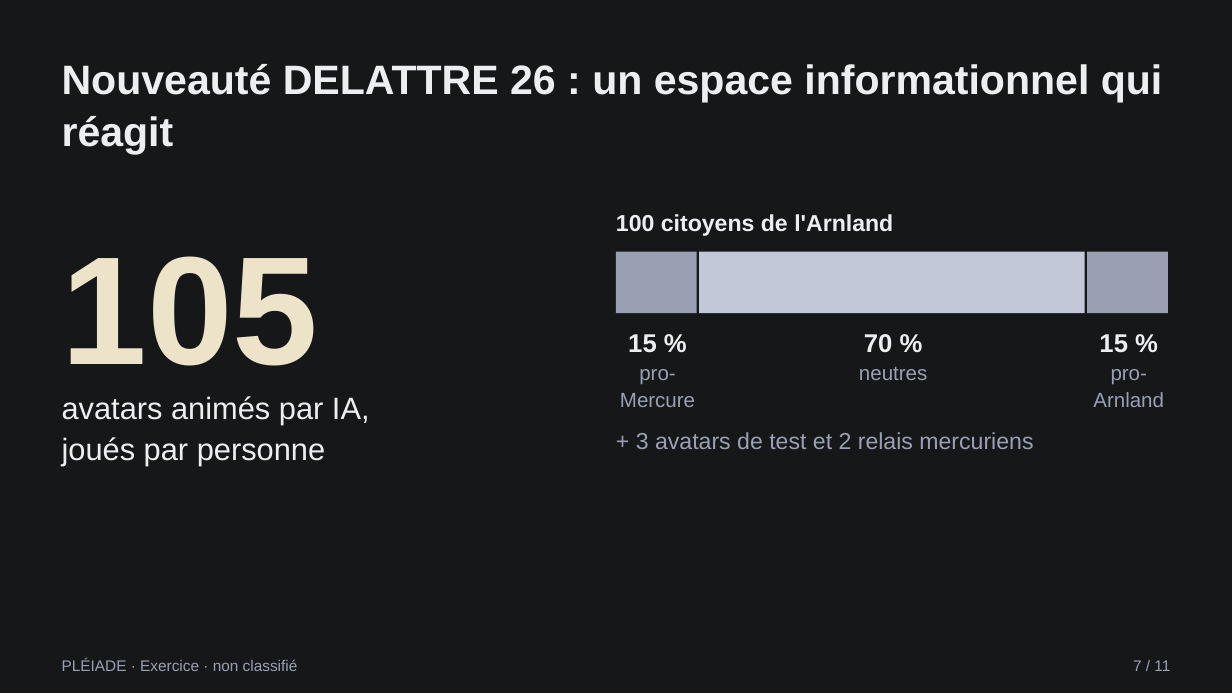
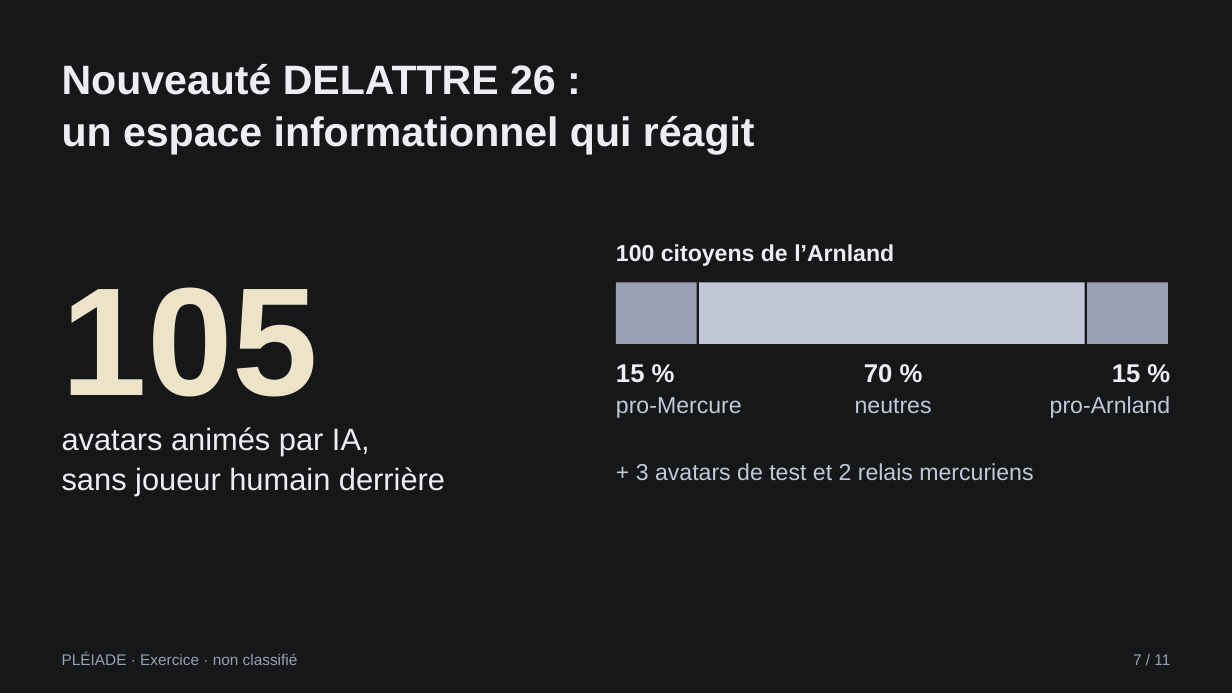
Before and after one commit to ViktorGlarak/MINERVE, a slide deck: slide 7 of PLEIADE/PRESENTATION/PLEIADE_presentation_v2.pptx. Drawn at 1232x693 pixels with LibreOffice and Linux fonts; fonts in the diff are those of the drawing. Boxes give left, top, right and bottom in pixels: in the first picture for what was removed or moved away, otherwise in the second. Text is boxed around its words. In the diff, an @@ line names an element or a change of style, - is before the commit and + after.

```diff
--- a/PLEIADE/PRESENTATION/PLEIADE_presentation_v2.pptx
+++ b/PLEIADE/PRESENTATION/PLEIADE_presentation_v2.pptx
@@ text at box(62, 64, 755, 154): text changed @@
-Nouveauté DELATTRE 26 : un espace informationnel qui réagit
+Nouveauté DELATTRE 26 :
+un espace informationnel qui réagit
@@ text at box(616, 244, 894, 266): text changed @@
-100 citoyens de l'Arnland
+100 citoyens de l’Arnland
@@ text "15 %": place and size @@
-text "15 %" at box(620, 334, 695, 407)
+text "15 %" at box(616, 364, 742, 418)
@@ text "15 %" at box(616, 364, 742, 418): size 16 to 18 pt, text colour #9AA0B4 to #C3C8D8 in "pro-Mercure"; alignment centre to left @@
@@ text "15 %": place and size @@
-text "15 %" at box(1093, 334, 1164, 407)
+text "15 %" at box(1050, 364, 1171, 418)
@@ text "15 %" at box(1050, 364, 1171, 418): size 16 to 18 pt, text colour #9AA0B4 to #C3C8D8 in "pro-Arnland"; alignment centre to right @@
@@ 4 texts, 3 rectangles: place and size @@
-4 texts, 3 rectangles at box(62, 251, 1168, 465)
+4 texts, 3 rectangles at box(62, 283, 1168, 496)
@@ text at box(855, 398, 932, 413): size 16 to 18 pt, text colour #9AA0B4 to #C3C8D8 in "neutres" @@
@@ text at box(62, 467, 445, 496): text changed @@
-joués par personne
+sans joueur humain derrière
@@ text "+ 3 avatars de test ..." at box(636, 463, 1033, 480): text colour #9AA0B4 to #C3C8D8 @@
@@ text "PLÉIADE · Exercice · non ...": place and size @@
-text "PLÉIADE · Exercice · non ..." at box(62, 659, 298, 671)
+text "PLÉIADE · Exercice · non ..." at box(62, 652, 298, 665)
@@ text "7 / 11": place and size @@
-text "7 / 11" at box(1133, 660, 1170, 671)
+text "7 / 11" at box(1133, 654, 1170, 665)
```
Also in this commit, not shown: 10 other slides changed, 4 other files.
